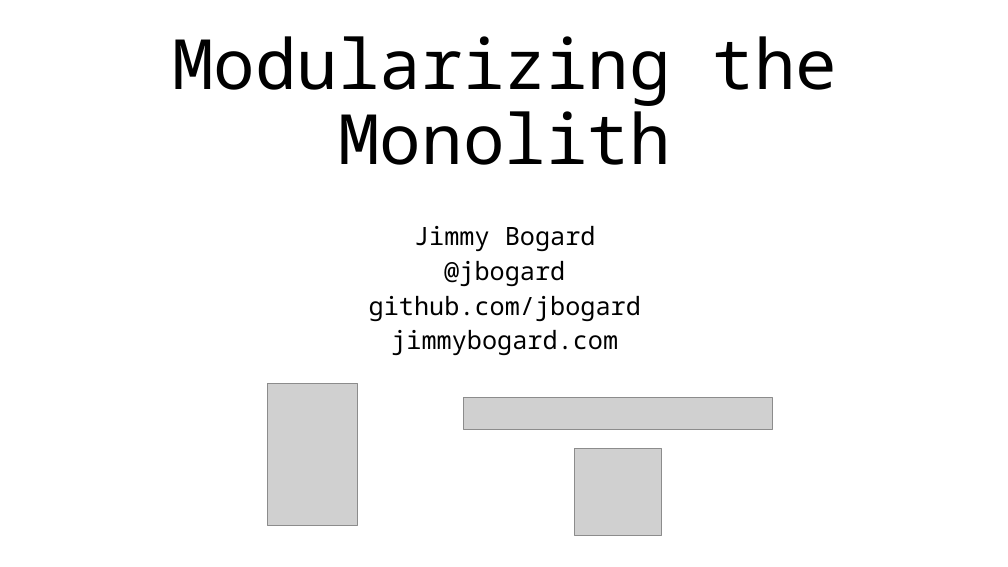
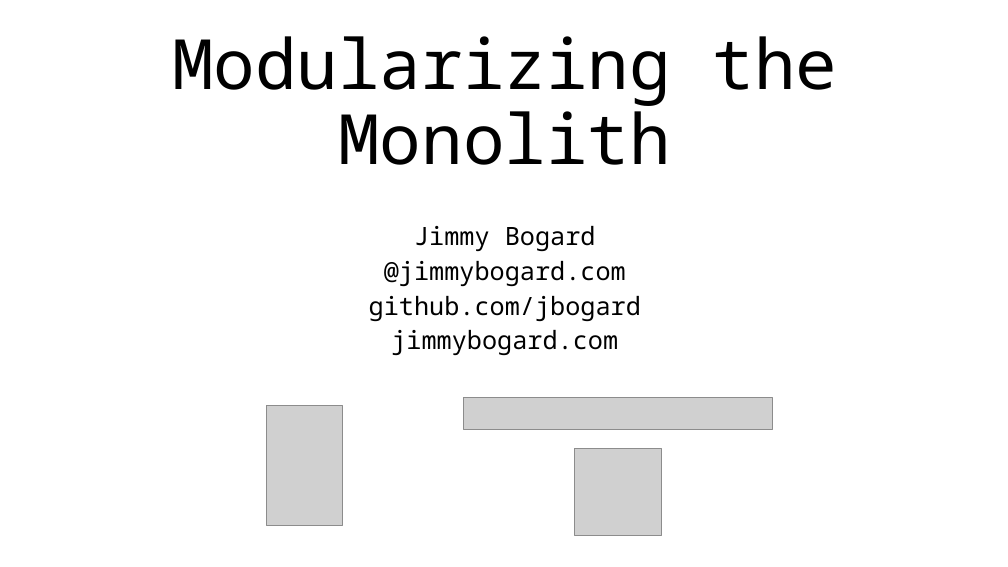
Before and after one commit to jbogard/presentations, a slide deck: slide 1 of ModularizingTheMonolith/ModularizingTheMonolith.pptx. Drawn at 1008x567 pixels with LibreOffice and Linux fonts; fonts in the diff are those of the drawing; grey boxes stand for pictures. Boxes give left, top, right and bottom in pixels: in the first picture for what was removed or moved away, otherwise in the second. Text is boxed around its words. In the diff, an @@ line names an element or a change of style, - is before the commit and + after.

```diff
--- a/ModularizingTheMonolith/ModularizingTheMonolith.pptx
+++ b/ModularizingTheMonolith/ModularizingTheMonolith.pptx
@@ subtitle at (384,261,626,286): text changed @@
-@jbogard
+@jimmybogard.com
@@ picture: place and size @@
-picture at (267,383,358,526)
+picture at (266,406,342,526)
```
Also in this commit, not shown: 63 other slides changed, 1 other file.
